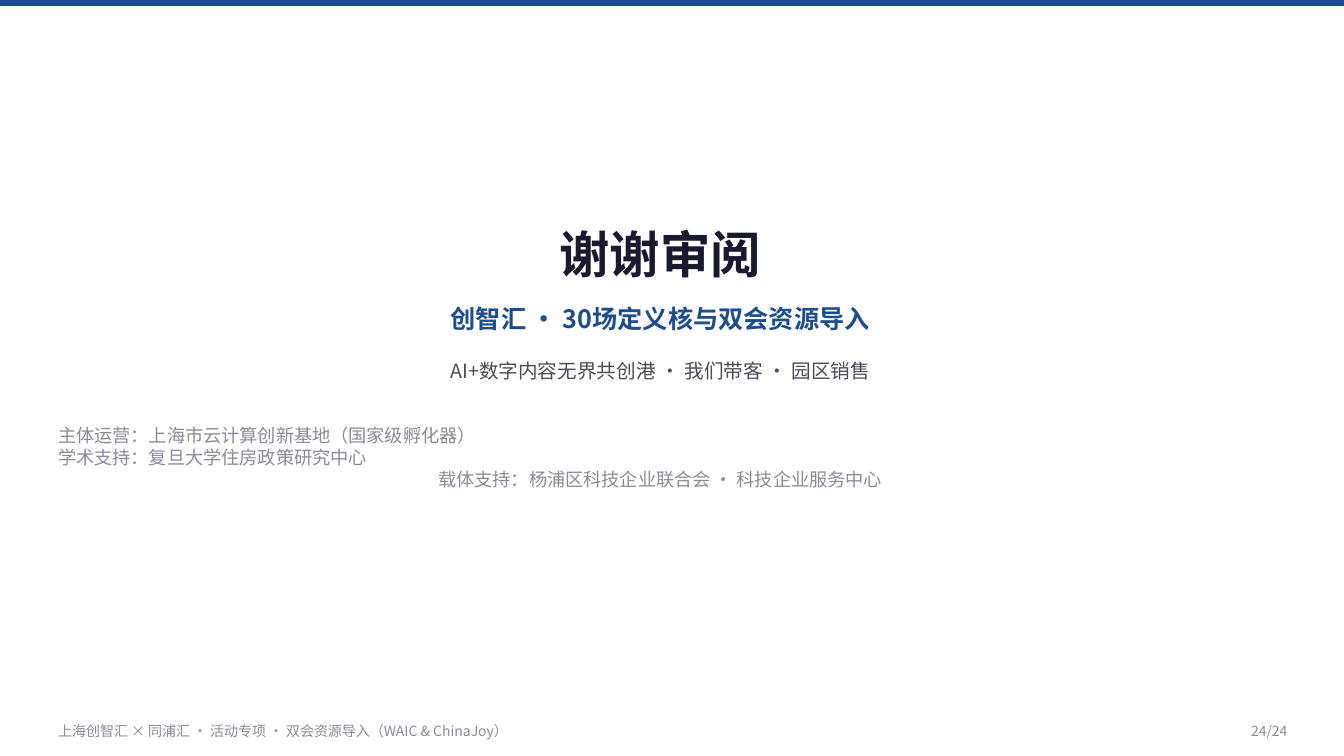
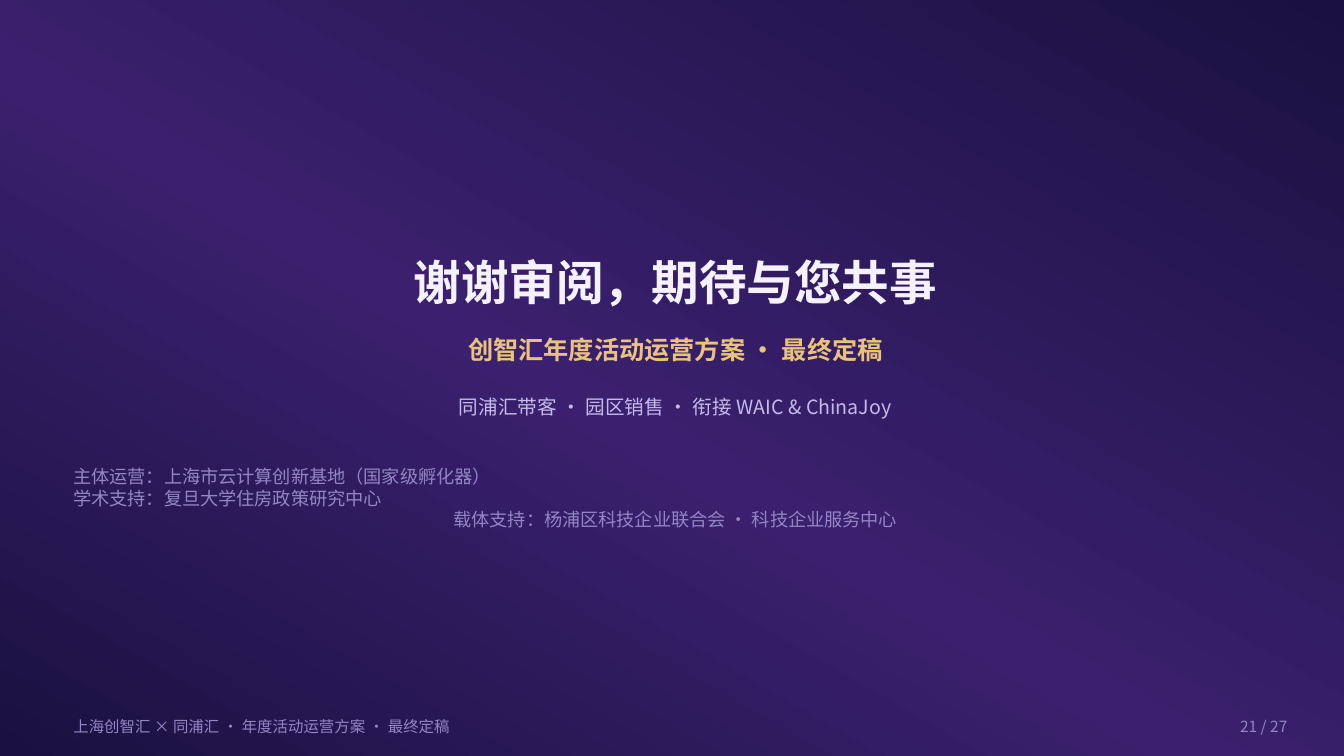
Before and after one commit to hujigang2010-maker/AIDEN, a slide deck: slide 21 of proposal/创智汇30场活动专项交付-修订版.pptx (slide 24 before the commit). Drawn at 1344x756 pixels with LibreOffice and Linux fonts; fonts in the diff are those of the drawing. Boxes give left, top, right and bottom in pixels: in the first picture for what was removed or moved away, otherwise in the second. Text is boxed around its words. In the diff, an @@ line names an element or a change of style, - is before the commit and + after.

```diff
--- a/proposal/创智汇30场活动专项交付-修订版.pptx
+++ b/proposal/创智汇30场活动专项交付-修订版.pptx
@@ rectangle removed at bbox=[0, 0, 1344, 6] @@
@@ rectangle added at bbox=[0, 0, 1344, 756], fill gradient #1A1140 to #3A206E @@
@@ text at bbox=[414, 259, 937, 307]: text changed; size 36 to 34 pt; text colour #1A1A2E to #F5F1FF @@
-谢谢审阅
+谢谢审阅，期待与您共事
@@ text at bbox=[468, 337, 883, 362]: text changed; text colour #1E4D8C to #E9C27C @@
-创智汇 · 30场定义核与双会资源导入
+创智汇年度活动运营方案 · 最终定稿
@@ text at bbox=[459, 397, 891, 419]: text changed; text colour #4A4A5A to #C6BAEA @@
-AI+数字内容无界共创港 · 我们带客 · 园区销售
+同浦汇带客 · 园区销售 · 衔接 WAIC & ChinaJoy
@@ text "主体运营：上海市云计算创新基地（国家级孵化器） 学术支持：复旦大学住房政策研究中心 载体支持：杨浦区科技企业联合会 ·  ...": place and size @@
-text "主体运营：上海市云计算创新基地（国家级孵化器） 学术支持：复旦大学住房政策研究中心 载体支持：杨浦区科技企业联合会 ·  ..." at bbox=[58, 426, 882, 488]
+text "主体运营：上海市云计算创新基地（国家级孵化器） 学术支持：复旦大学住房政策研究中心 载体支持：杨浦区科技企业联合会 ·  ..." at bbox=[73, 467, 897, 528]
@@ text "主体运营：上海市云计算创新基地（国家级孵化器） 学术支持：复旦大学住房政策研究中心 载体支持：杨浦区科技企业联合会 ·  ..." at bbox=[73, 467, 897, 528]: text colour #8A8A9A to #9486C4 @@
@@ text at bbox=[73, 719, 450, 733]: text changed; size 10 to 11 pt; text colour #8A8A9A to #9486C4 @@
-上海创智汇 × 同浦汇 · 活动专项 · 双会资源导入（WAIC & ChinaJoy）
+上海创智汇 × 同浦汇 · 年度活动运营方案 · 最终定稿
@@ text added at bbox=[1240, 721, 1287, 732], 11 pt, text #9486C4 @@
+21 / 27
@@ text removed at bbox=[1251, 725, 1287, 738] @@
-24/24
```
Also in this commit, not shown: 8 other slides changed, 18 slides added, 15 slides removed, 17 other files.
